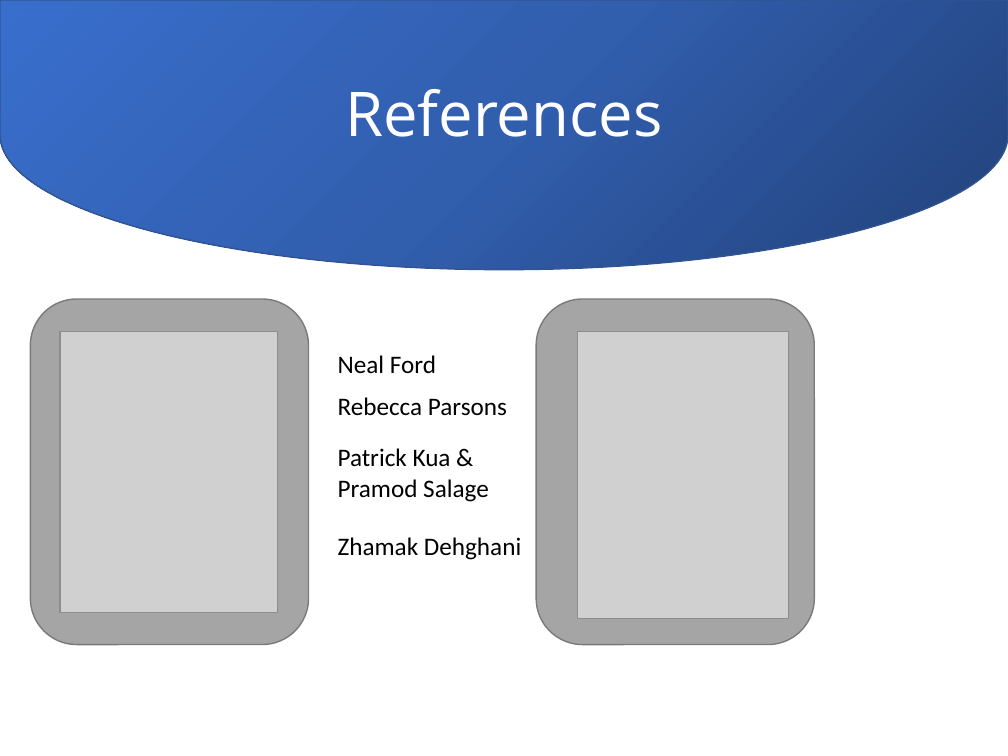
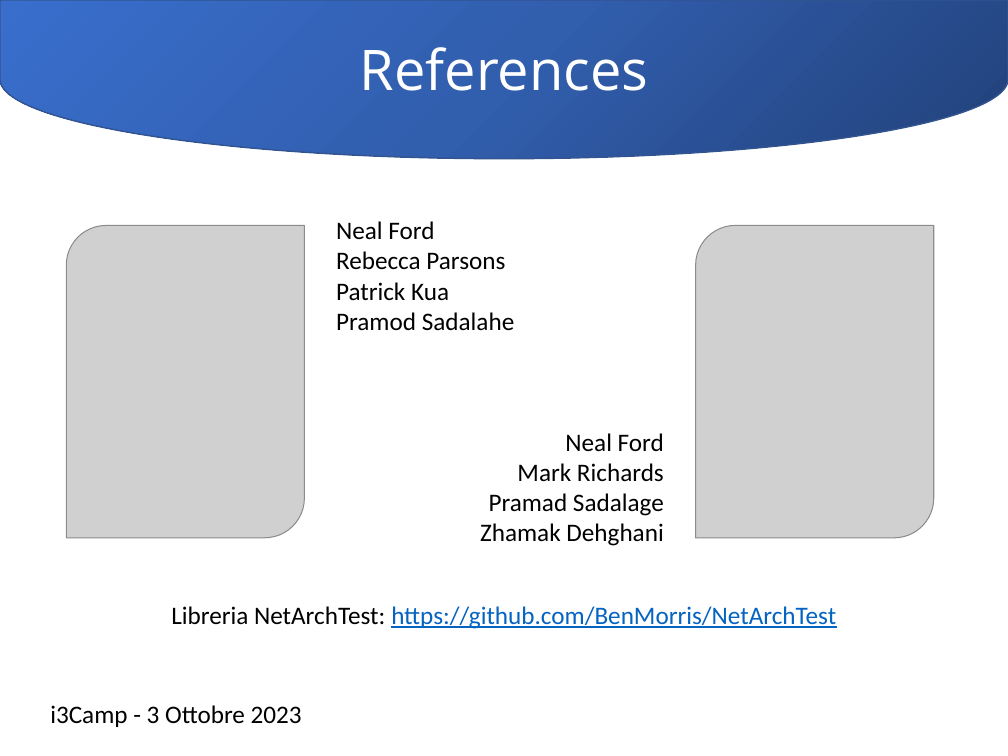
Before and after one commit to Ace68/slide, a slide deck: slide 11 of 2023/20231004-i3Camp/20231003-i3Camp.pptx. Drawn at 1008x756 pixels with LibreOffice and Linux fonts; fonts in the diff are those of the drawing; grey boxes stand for pictures; background and template pictures are left out. Boxes give left, top, right and bottom in pixels: in the first picture for what was removed or moved away, otherwise in the second. Text is boxed around its words. In the diff, an @@ line names an element or a change of style, - is before the commit and + after.

Commit message:
i3Camp 2023-10

```diff
--- a/2023/20231004-i3Camp/20231003-i3Camp.pptx
+++ b/2023/20231004-i3Camp/20231003-i3Camp.pptx
@@ flow chart delay "References" at (x1=0, y1=1, x2=1007, y2=159): size 44 to 40 pt; vertical alignment top to middle; fill none to gradient #23427A to #315EAD to #3A6FCE; outline none to #325491 1 pt; rotation 0 to 90 degrees @@
@@ flow chart delay removed at (x1=0, y1=0, x2=1008, y2=270) @@
@@ title removed at (x1=0, y1=217, x2=218, y2=498) @@
-Misintegration
@@ picture added at (x1=67, y1=226, x2=304, y2=538) @@
@@ text "Neal Ford" moved from (x1=338, y1=355, x2=436, y2=373) to (x1=336, y1=221, x2=515, y2=330) @@
@@ picture added at (x1=696, y1=226, x2=933, y2=538) @@
@@ text at (x1=336, y1=251, x2=515, y2=330): paragraphs added @@
+Rebecca Parsons
+Patrick Kua
+Pramod Sadalahe
@@ rounded rectangle removed at (x1=30, y1=299, x2=308, y2=645) @@
@@ rounded rectangle removed at (x1=536, y1=299, x2=814, y2=645) @@
@@ picture removed at (x1=60, y1=332, x2=278, y2=613) @@
@@ picture removed at (x1=578, y1=332, x2=789, y2=619) @@
@@ text removed at (x1=338, y1=397, x2=507, y2=416) @@
-Rebecca Parsons
@@ text removed at (x1=338, y1=448, x2=489, y2=502) @@
-Patrick Kua & Pramod Salage
@@ text added at (x1=480, y1=433, x2=664, y2=546), 18 pt, text #000000 @@
+Neal Ford
+Mark Richards
+Pramad Sadalage
+Zhamak Dehghani
@@ text removed at (x1=338, y1=537, x2=521, y2=560) @@
-Zhamak Dehghani
@@ text added at (x1=171, y1=606, x2=836, y2=629), 18 pt, text #0563C1, underline @@
+Libreria NetArchTest: https://github.com/BenMorris/NetArchTest
@@ text added at (x1=50, y1=705, x2=302, y2=727), 18 pt, text #000000 @@
+i3Camp - 3 Ottobre 2023
```
Also in this commit, not shown: 6 other slides changed, 5 slides added, 4 slides removed.
